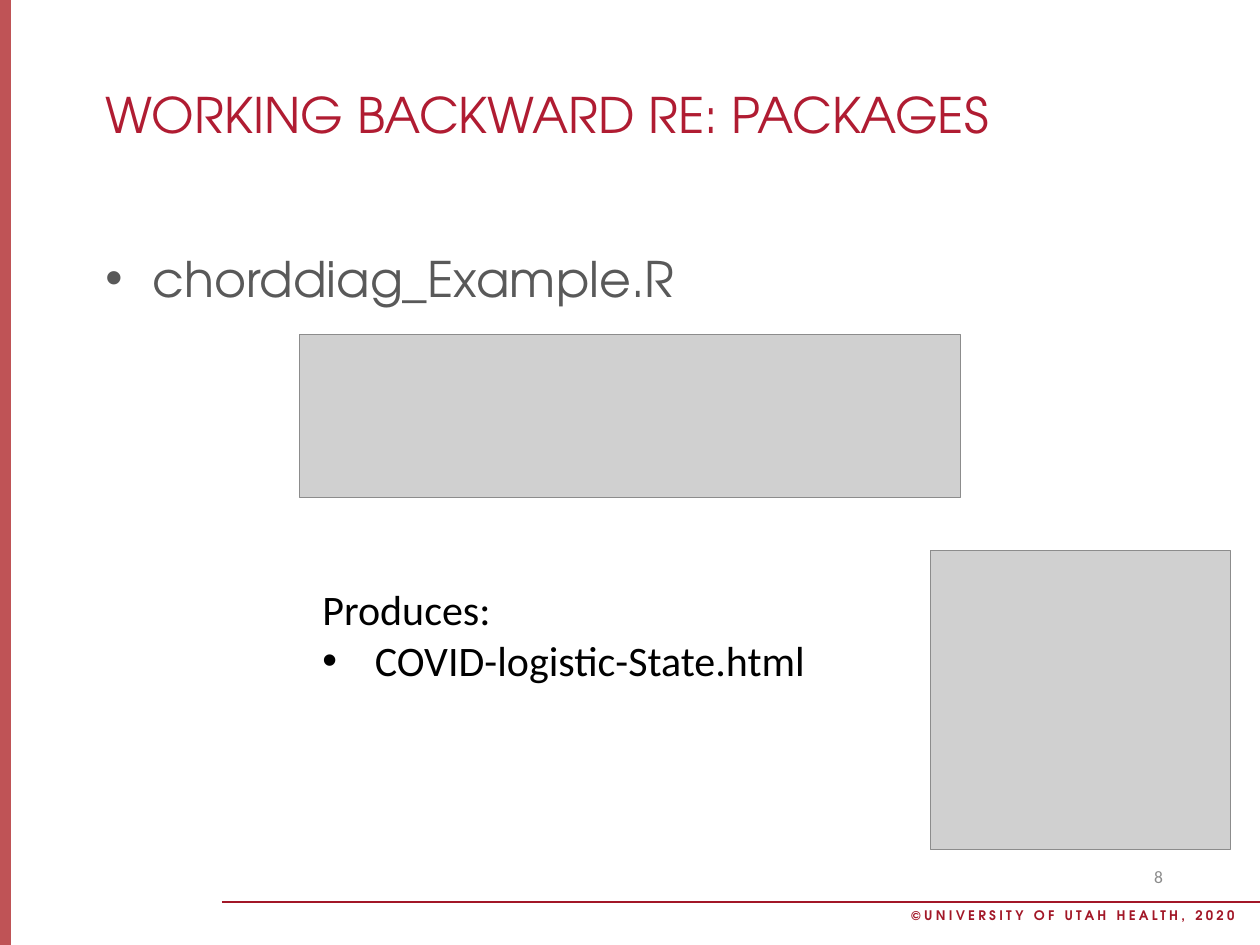
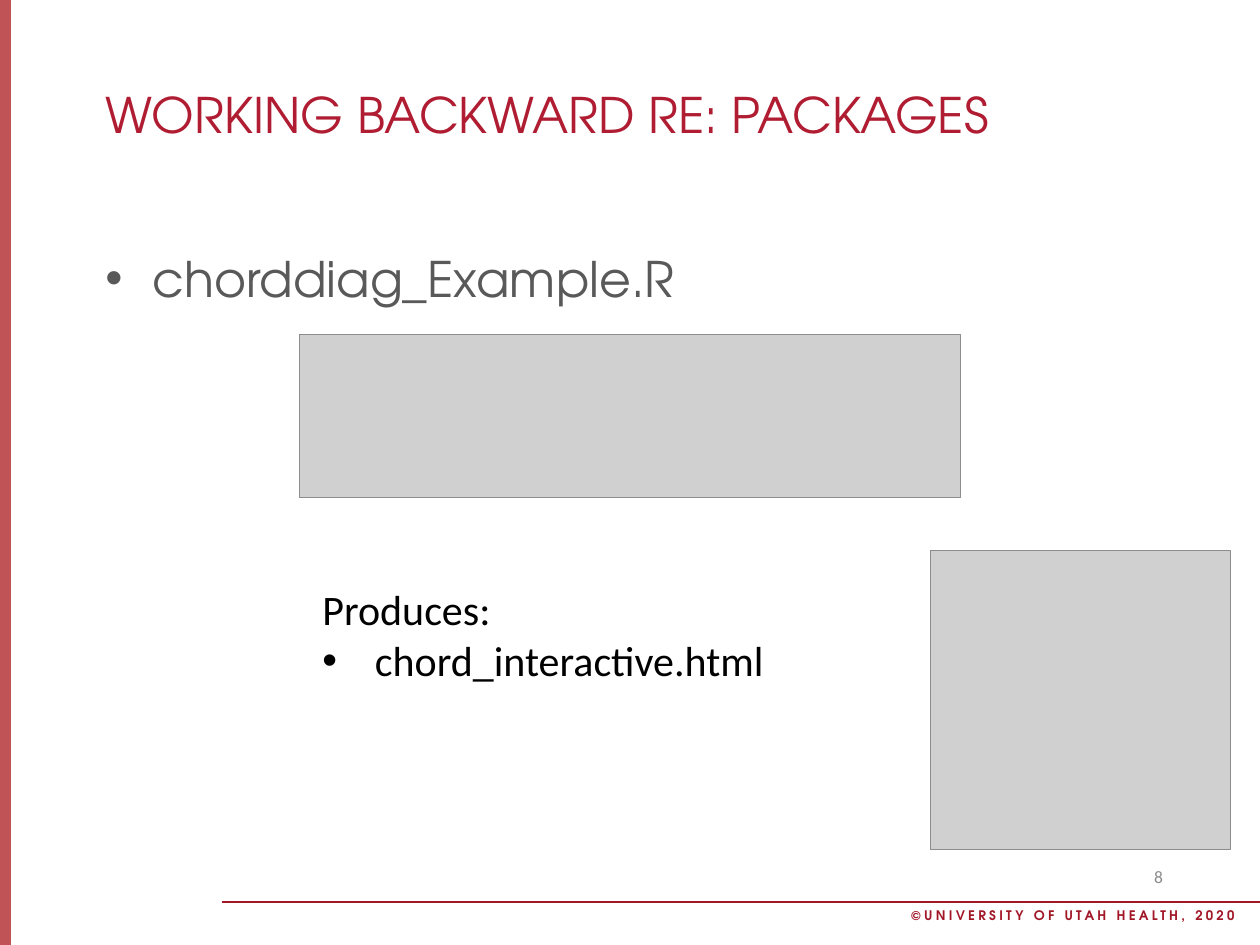
Before and after one commit to andystats/Jenny_Informatics_class, a slide deck: slide 8 of Session 2/10.28.2020 Session 2.pptx. Drawn at 1260x945 pixels with LibreOffice and Linux fonts; fonts in the diff are those of the drawing; grey boxes stand for pictures; background and template pictures are left out. Boxes give left, top, right and bottom in pixels: in the first picture for what was removed or moved away, otherwise in the second. Text is boxed around its words. In the diff, an @@ line names an element or a change of style, - is before the commit and + after.

```diff
--- a/Session 2/10.28.2020 Session 2.pptx
+++ b/Session 2/10.28.2020 Session 2.pptx
@@ text at bbox=[375, 647, 764, 682]: text changed @@
-• COVID-logistic-State.html
+• chord_interactive.html
```
